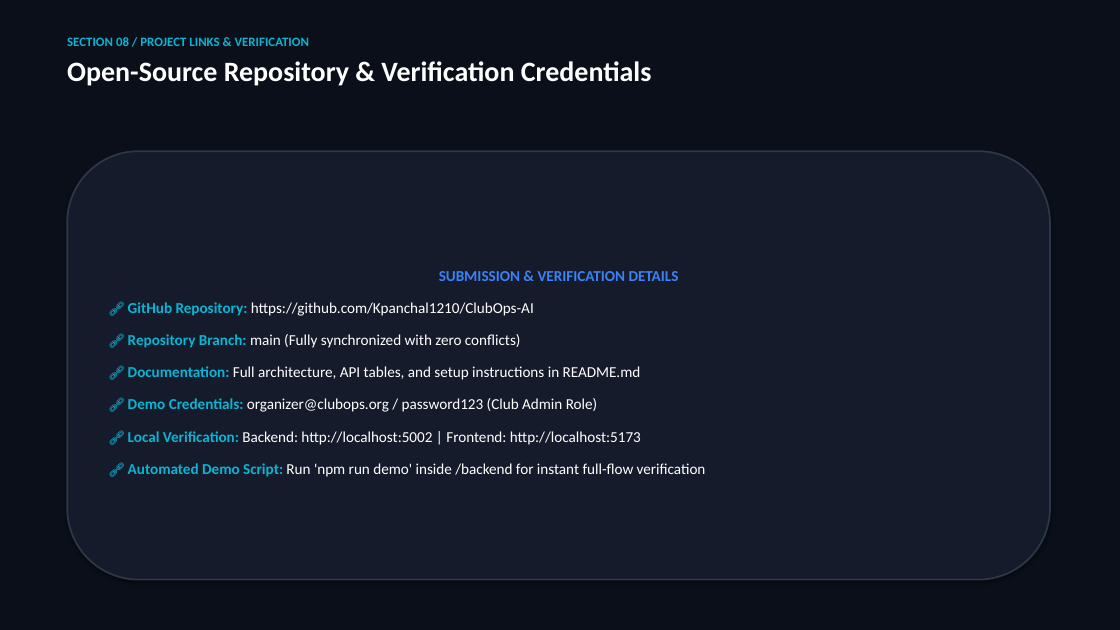
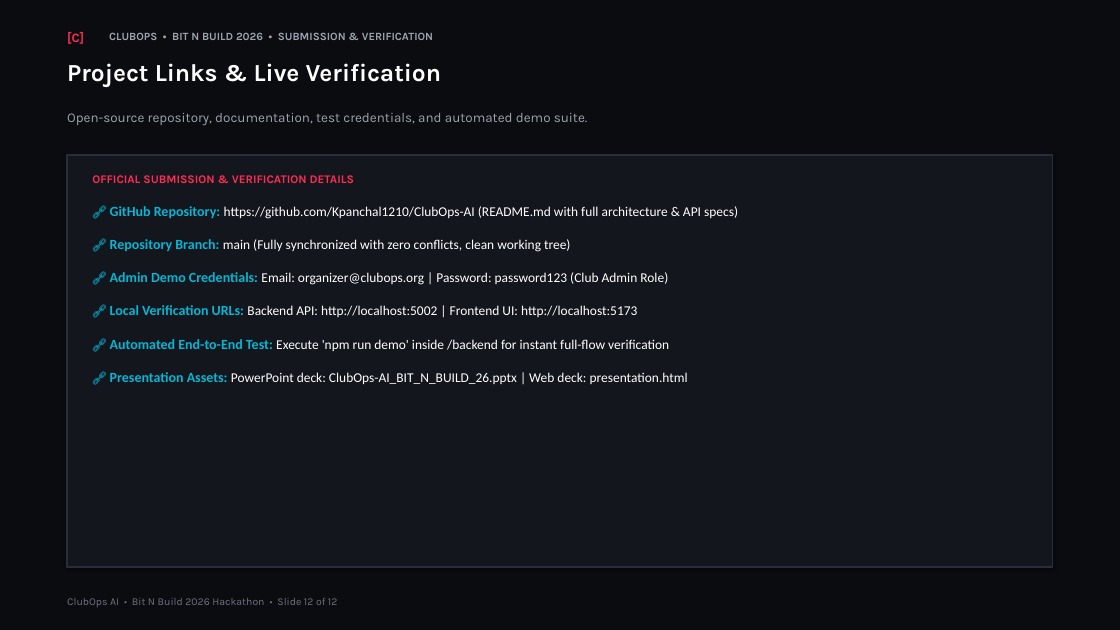
Before and after one commit to Kpanchal1210/ClubOps-AI, a slide deck: slide 12 of ClubOps-AI_BIT_N_BUILD_26.pptx (slide 11 before the commit). Drawn at 1120x630 pixels with LibreOffice and Linux fonts; fonts in the diff are those of the drawing. Boxes give left, top, right and bottom in pixels: in the first picture for what was removed or moved away, otherwise in the second. Text is boxed around its words. In the diff, an @@ line names an element or a change of style, - is before the commit and + after.

Commit message:
feat(presentation): replace old pptx with reference-styled deck matching Bit N Build guidelines and team Bit Computing

```diff
--- a/ClubOps-AI_BIT_N_BUILD_26.pptx
+++ b/ClubOps-AI_BIT_N_BUILD_26.pptx
@@ background #0B0F19 to #0B0C10 @@
@@ text added at (x1=67, y1=32, x2=84, y2=44), 11 pt, text #FF2D55, bold @@
+[C]
@@ text added at (x1=109, y1=32, x2=433, y2=40), 9.5 pt, text #9CA3AF, bold @@
+CLUBOPS • BIT N BUILD 2026 • SUBMISSION & VERIFICATION
@@ text at (x1=67, y1=63, x2=441, y2=87): text changed; size 24 to 21 pt; font Calibri to Karla @@
-SECTION 08 / PROJECT LINKS & VERIFICATION
-Open-Source Repository & Verification Credentials
+Project Links & Live Verification
@@ text added at (x1=67, y1=113, x2=588, y2=125), 11.5 pt, text #9CA3AF @@
+Open-source repository, documentation, test credentials, and automated demo suite.
@@ rectangle added at (x1=67, y1=155, x2=1053, y2=567), fill #14161D, outline #2A2E3A 1.5 pt @@
@@ text at (x1=92, y1=175, x2=738, y2=384): text changed; size 13 to 11.5 pt @@
-SUBMISSION & VERIFICATION DETAILS
-🔗 GitHub Repository: https://github.com/Kpanchal1210/ClubOps-AI
-🔗 Repository Branch: main (Fully synchronized with zero conflicts)
-🔗 Documentation: Full architecture, API tables, and setup instructions in README.md
-🔗 Demo Credentials: organizer@clubops.org / password123 (Club Admin Role)
-🔗 Local Verification: Backend: http://localhost:5002 | Frontend: http://localhost:5173
-🔗 Automated Demo Script: Run 'npm run demo' inside /backend for instant full-flow verification
+OFFICIAL SUBMISSION & VERIFICATION DETAILS
+🔗 GitHub Repository: https://github.com/Kpanchal1210/ClubOps-AI (README.md with full architecture & API specs)
+🔗 Repository Branch: main (Fully synchronized with zero conflicts, clean working tree)
+🔗 Admin Demo Credentials: Email: organizer@clubops.org | Password: password123 (Club Admin Role)
+🔗 Local Verification URLs: Backend API: http://localhost:5002 | Frontend UI: http://localhost:5173
+🔗 Automated End-to-End Test: Execute 'npm run demo' inside /backend for instant full-flow verification
+🔗 Presentation Assets: PowerPoint deck: ClubOps-AI_BIT_N_BUILD_26.pptx | Web deck: presentation.html
@@ text "OFFICIAL SUBMISSION & VERIFICATION DETAILS" moved from (x1=67, y1=151, x2=1050, y2=580) to (x1=92, y1=175, x2=738, y2=384) @@
@@ text "OFFICIAL SUBMISSION & VERIFICATION DETAILS" at (x1=92, y1=175, x2=738, y2=384): vertical alignment middle to top; fill #161B2C to none; outline #2D3748 1.5 pt to none; shadow off @@
@@ text added at (x1=67, y1=598, x2=338, y2=607), 9 pt, text #6E7382 @@
+ClubOps AI • Bit N Build 2026 Hackathon • Slide 12 of 12
```
Also in this commit, not shown: 1 other slide changed, 10 slides added, 9 slides removed, 1 other file.
